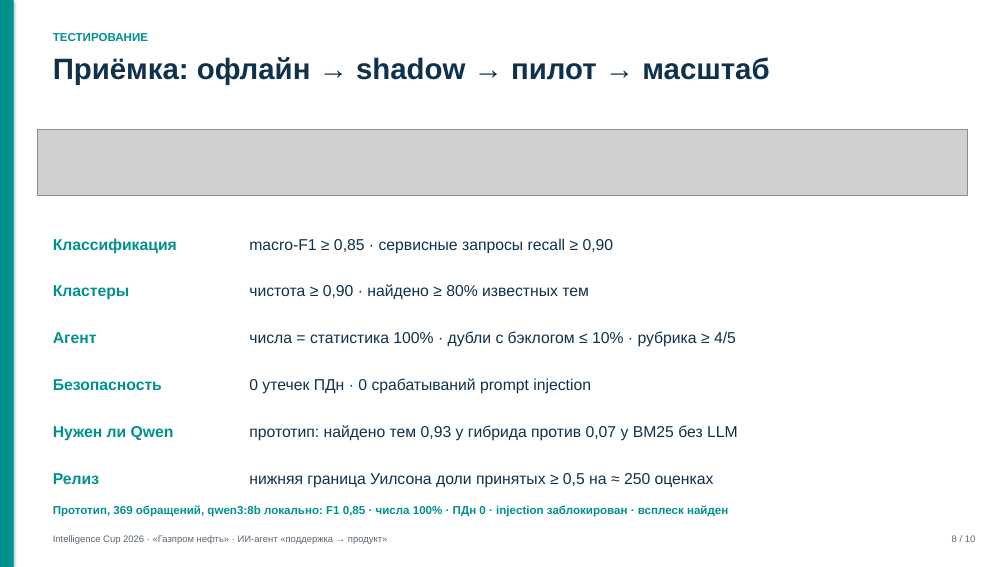
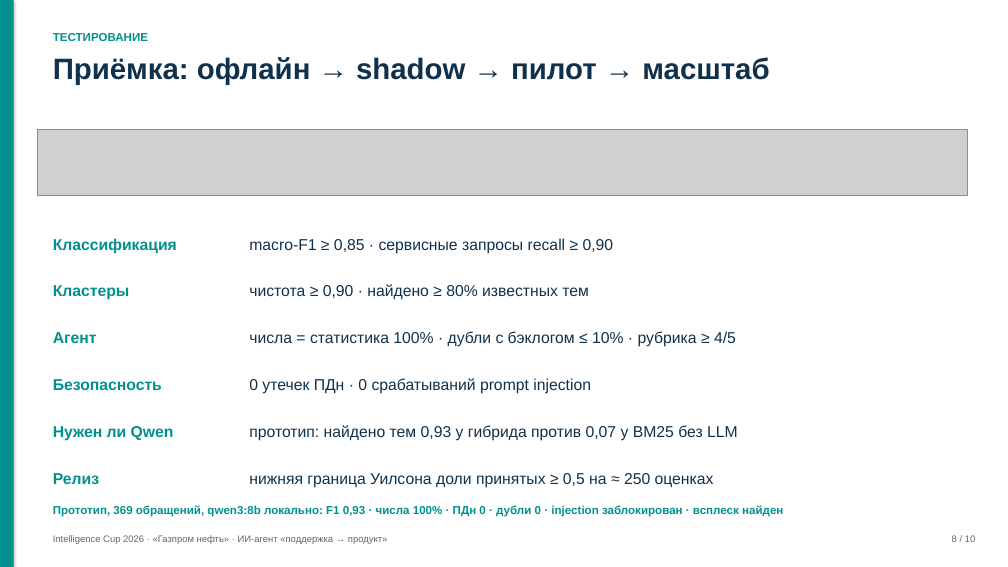
Before and after one commit to Gnod-do/ticket-triage-agent, a slide deck: slide 8 of dist/Презентация.pptx. Drawn at 1008x567 pixels with LibreOffice and Linux fonts; fonts in the diff are those of the drawing; grey boxes stand for pictures. Boxes give left, top, right and bottom in pixels: in the first picture for what was removed or moved away, otherwise in the second. Text is boxed around its words. In the diff, an @@ line names an element or a change of style, - is before the commit and + after.

```diff
--- a/dist/Презентация.pptx
+++ b/dist/Презентация.pptx
@@ text at (53,505,783,517): text changed @@
-Прототип, 369 обращений, qwen3:8b локально: F1 0,85 · числа 100% · ПДн 0 · injection заблокирован · всплеск найден
+Прототип, 369 обращений, qwen3:8b локально: F1 0,93 · числа 100% · ПДн 0 · дубли 0 · injection заблокирован · всплеск найден
```
Also in this commit, not shown: 9 other files.
